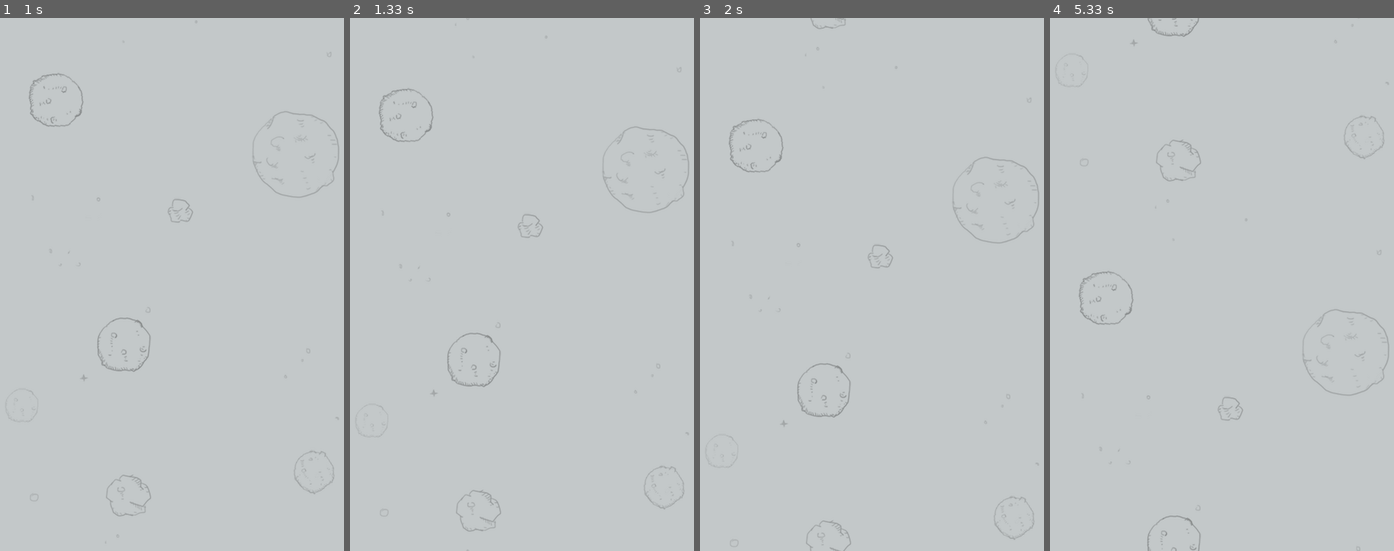
Above: before the commit, frames 1-4 (left to right).
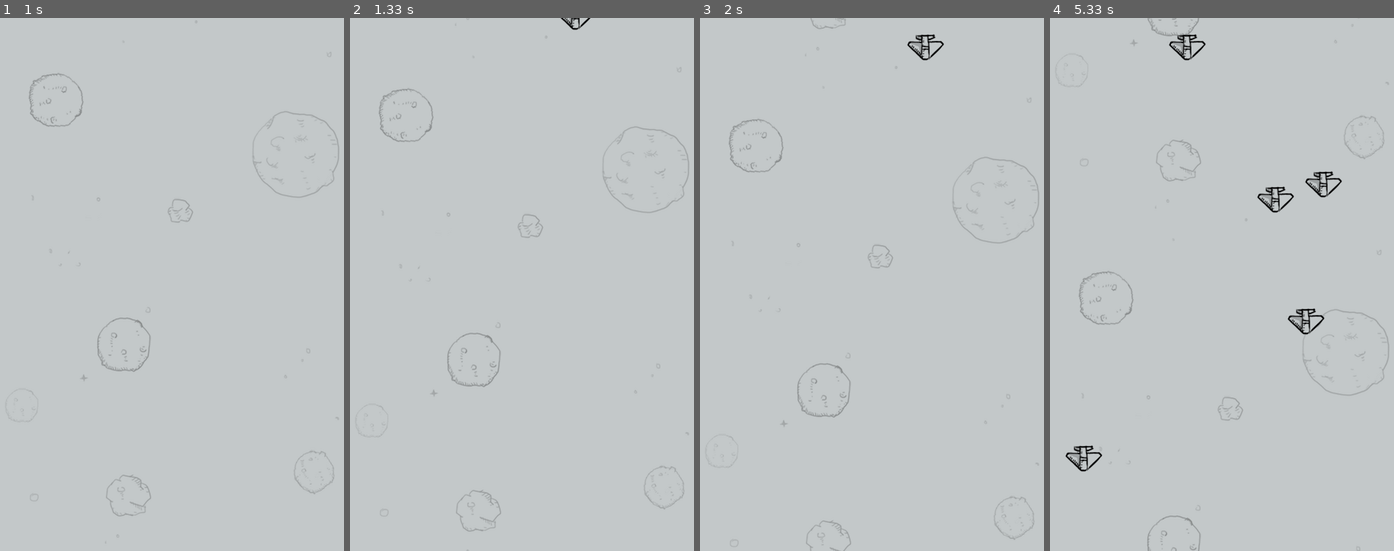
Above: after the commit, the same moments.

Repository: shuoshuren/PlaneWar
Game: pygame game, started from plane_main.py
Two runs of this game, one before a commit and one after it. Both use one fixed random seed, a clock stepped at 60 frames per second and the inputs below.
Inputs:
- Up to frame 1 (1 s): no input
- Up to frame 2 (1.33 s): no input
- Up to frame 3 (2 s): no input
- Up to frame 4 (5.33 s): no input

Frame 1 is identical in both runs. In frame 2, less than 0.1% of the frame differs, in the area x 61-70%, y 0-3%; in frame 3, 0.2%; in frame 4, 1.1%, in the area x 4-85%, y 3-86%.

Commit message:
敌机精灵实现

Diff:
--- a/plane_main.py
+++ b/plane_main.py
@@ -14,6 +14,9 @@
         # 3.调用私有方法,创建精灵和精灵组
         self.__create_sprites()
 
+        # 4.设置定时器事件，创建敌机
+        pygame.time.set_timer(CREATE_ENEMY_EVENT, 1000)
+
     def __create_sprites(self):
 
         # 创建背景精灵和精灵组
@@ -21,6 +24,9 @@
         bg2 = BackGround(True)
 
         self.back_group = pygame.sprite.Group(bg1, bg2)
+
+        # 创建敌机的精灵组
+        self.enemy_group = pygame.sprite.Group()
 
     def start_game(self):
         print("游戏开始...")
@@ -43,6 +49,13 @@
             # 判断是否退出游戏
             if event.type == pygame.QUIT:
                 PlaneGame.__game_over()
+            elif event.type == CREATE_ENEMY_EVENT:
+                print("敌机出场....")
+                # 创建敌机精灵
+                enemy = Enemy()
+
+                # 将敌机精灵添加到敌机精灵组
+                self.enemy_group.add(enemy)
 
     def __check_collide(self):
         pass
@@ -51,6 +64,9 @@
 
         self.back_group.update()
         self.back_group.draw(self.screen)
+
+        self.enemy_group.update()
+        self.enemy_group.draw(self.screen)
 
     @staticmethod
     def __game_over():
--- a/plane_sprites.py
+++ b/plane_sprites.py
@@ -1,9 +1,12 @@
+import random
 import pygame
 
 # 屏幕大小的常量
 SCREEN_RECT = pygame.Rect(0, 0, 480, 700)
 # 刷新频率
 FPS = 60
+# 敌机出现的事件id
+CREATE_ENEMY_EVENT = pygame.USEREVENT
 
 
 class GameSpite(pygame.sprite.Sprite):
@@ -39,3 +42,30 @@
         # 2.判断是否移出屏幕,如果移出屏幕,则将图像设置到屏幕的上方
         if self.rect.y >= SCREEN_RECT.height:
             self.rect.y = -self.rect.height
+
+
+class Enemy(GameSpite):
+    """敌机精灵"""
+
+    def __init__(self):
+        # 1.调用父类方法，创建敌机精灵，指定敌机图片
+        super().__init__("./images/enemy1.png")
+        # 2.指定敌机的初始随机速度
+        self.speed = random.randint(1, 3)
+        # 3.自定敌机的初始随机位置
+        self.rect.bottom = 0
+
+        max_x = SCREEN_RECT.width - self.rect.width
+        self.rect.x = random.randint(0, max_x)
+
+    def update(self):
+        # 1.调用父类方法，保持垂直方向的飞行
+        super().update()
+
+        # 2.判断是否飞出屏幕，如果是，需要从精灵组中删除
+        if self.rect.y >= SCREEN_RECT.height:
+            # kill方法可以将精灵从所有精灵组中删除，精灵就会自动销毁
+            self.kill()
+
+    def __del__(self):
+        print("敌机挂了 %s" % self.rect)
